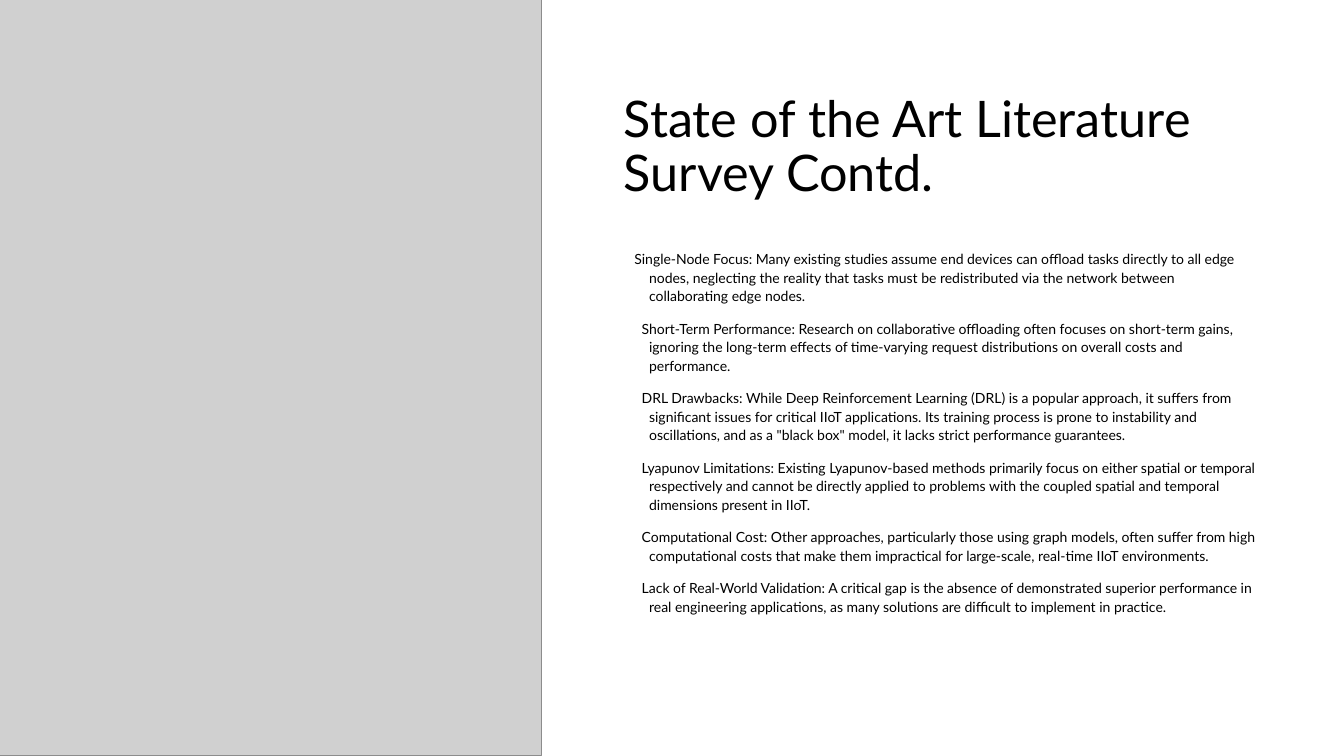
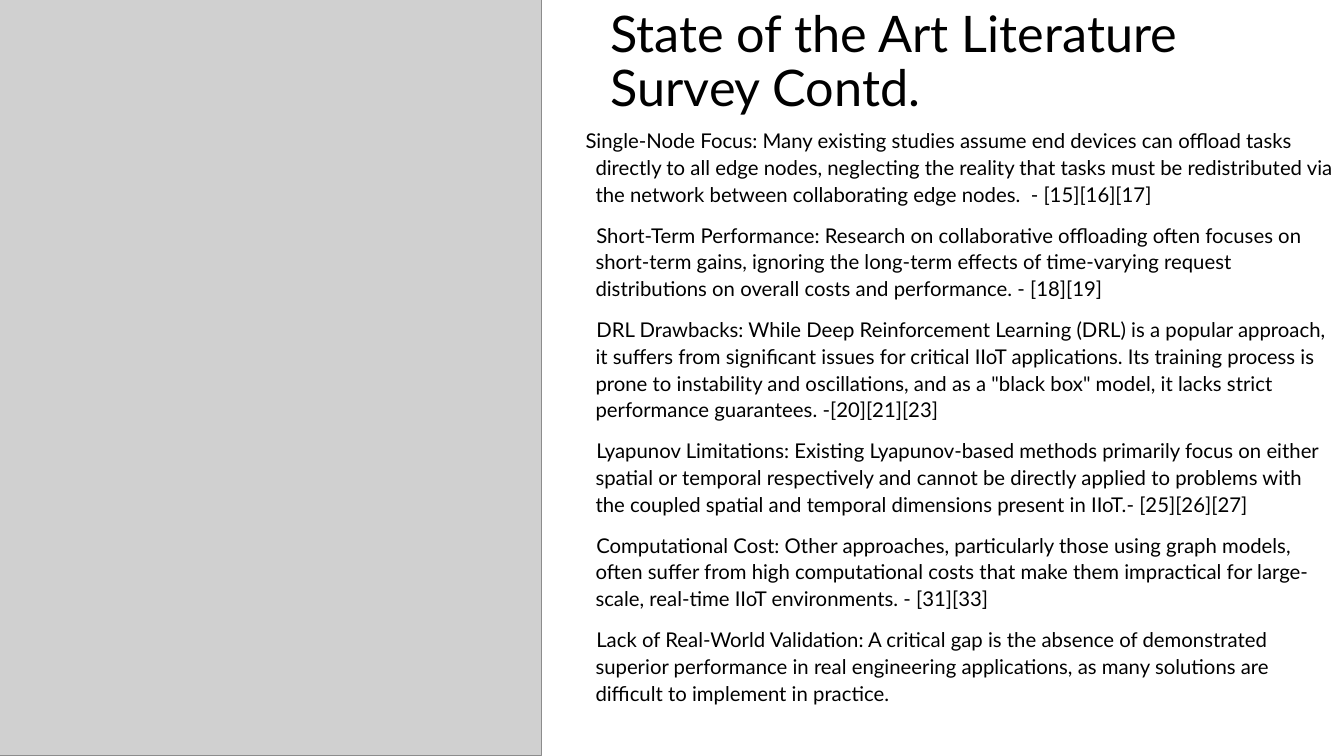
Before and after one commit to 23CSE362-edge-computing-2025-26-odd/capstone-project-02-thingdifferent, a slide deck: slide 5 of Document/Thing Differnet-02 Edge Computing Review 1.pptx. Drawn at 1344x756 pixels with LibreOffice and Linux fonts; fonts in the diff are those of the drawing; grey boxes stand for pictures. Boxes give left, top, right and bottom in pixels: in the first picture for what was removed or moved away, otherwise in the second. Text is boxed around its words. In the diff, an @@ line names an element or a change of style, - is before the commit and + after.

```diff
--- a/Document/Thing Differnet-02 Edge Computing Review 1.pptx
+++ b/Document/Thing Differnet-02 Edge Computing Review 1.pptx
@@ title "State of the Art Literature ...": place and size @@
-title "State of the Art Literature ..." at [624, 100, 1190, 200]
+title "State of the Art Literature ..." at [610, 15, 1177, 115]
@@ text "Single-Node Focus: Many existing studies ...": place and size @@
-text "Single-Node Focus: Many existing studies ..." at [634, 253, 1255, 615]
+text "Single-Node Focus: Many existing studies ..." at [586, 133, 1332, 705]
@@ text at [586, 133, 1332, 609]: text changed; size 10 to 14.5 pt @@
-Single-Node Focus: Many existing studies assume end devices can offload tasks directly to all edge nodes, neglecting the reality that tasks must be redistributed via the network between collaborating edge nodes.
-Short-Term Performance: Research on collaborative offloading often focuses on short-term gains, ignoring the long-term effects of time-varying request distributions on overall costs and performance.
-DRL Drawbacks: While Deep Reinforcement Learning (DRL) is a popular approach, it suffers from significant issues for critical IIoT applications. Its training process is prone to instability and oscillations, and as a "black box" model, it lacks strict performance guarantees.
-Lyapunov Limitations: Existing Lyapunov-based methods primarily focus on either spatial or temporal respectively and cannot be directly applied to problems with the coupled spatial and temporal dimensions present in IIoT.
-Computational Cost: Other approaches, particularly those using graph models, often suffer from high computational costs that make them impractical for large-scale, real-time IIoT environments.
+Single-Node Focus: Many existing studies assume end devices can offload tasks directly to all edge nodes, neglecting the reality that tasks must be redistributed via the network between collaborating edge nodes. - [15][16][17]
+Short-Term Performance: Research on collaborative offloading often focuses on short-term gains, ignoring the long-term effects of time-varying request distributions on overall costs and performance. - [18][19]
+DRL Drawbacks: While Deep Reinforcement Learning (DRL) is a popular approach, it suffers from significant issues for critical IIoT applications. Its training process is prone to instability and oscillations, and as a "black box" model, it lacks strict performance guarantees. -[20][21][23]
+Lyapunov Limitations: Existing Lyapunov-based methods primarily focus on either spatial or temporal respectively and cannot be directly applied to problems with the coupled spatial and temporal dimensions present in IIoT.- [25][26][27]
+Computational Cost: Other approaches, particularly those using graph models, often suffer from high computational costs that make them impractical for large-scale, real-time IIoT environments. - [31][33]
@@ text at [596, 632, 1269, 705]: size 10 to 14.5 pt in "Lack of Real-World Validation: A critical gap ..." @@
```
Also in this commit, not shown: 9 other slides changed, 2 slides added, 4 slides removed.
